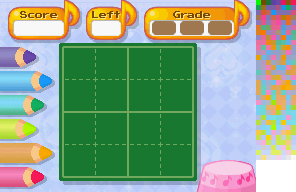
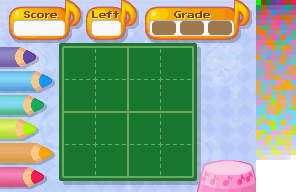
Before/after of a w=296, h=192 layered artwork. What changed in the layer stack:
hid "Layer 2", painted on it over [18, 10, 62, 22]
painted on "Layer 4" over [106, 8, 185, 18]
added layer "Layer 6" above "Layer 4 copy" over [7, 0, 161, 43]
painted on "Layer 4 copy" over [92, 12, 185, 19]
